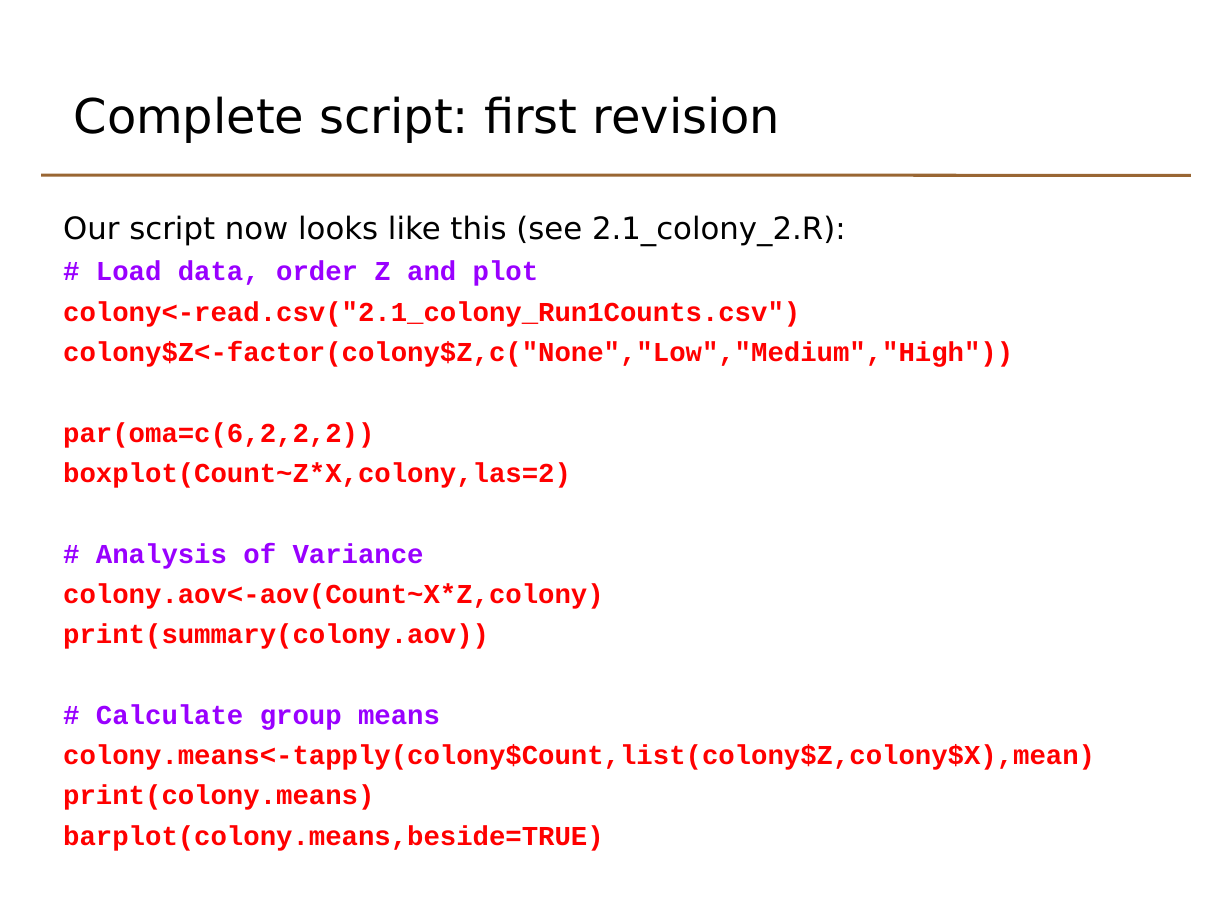
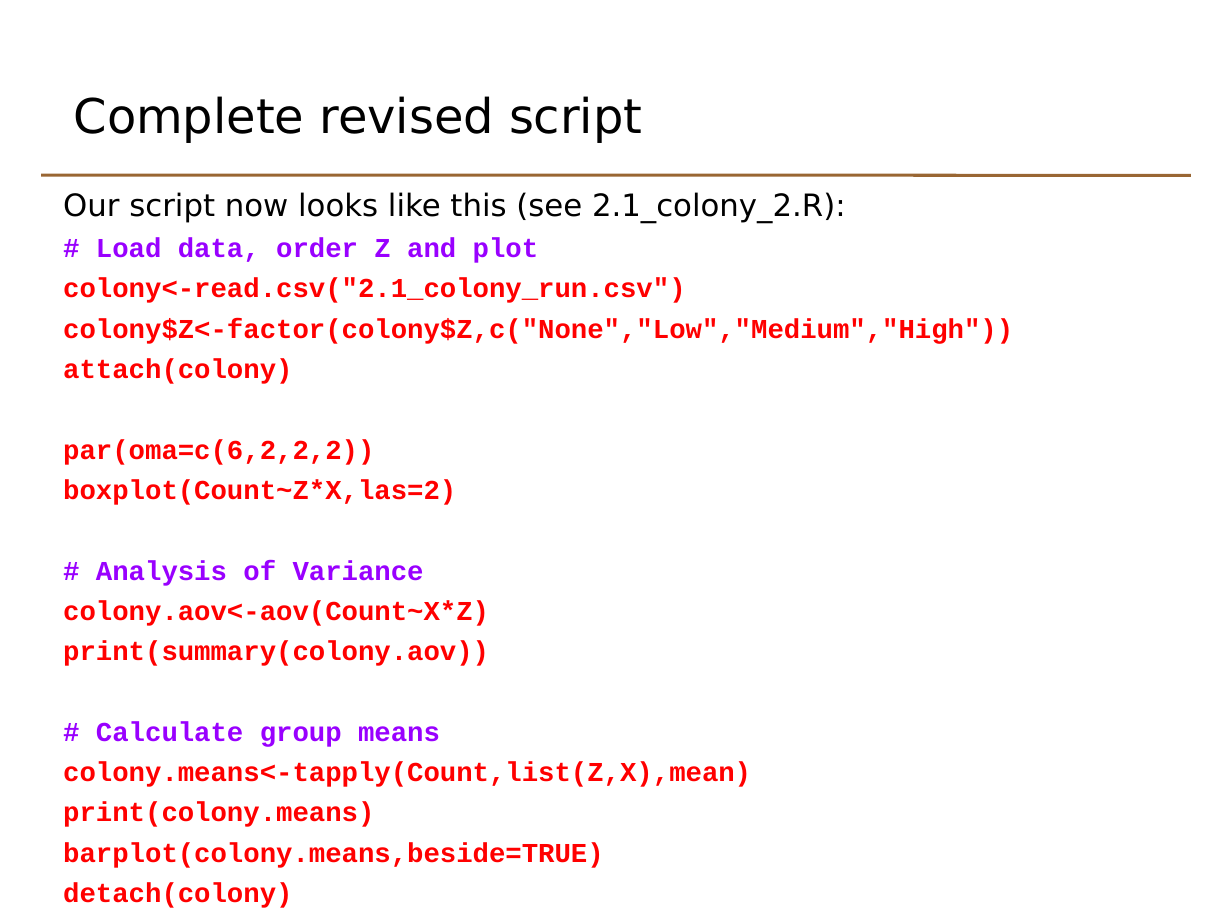
Before and after one commit to johnomics/basicr, a slide deck: slide 22 of Basic_R_Day_2_slides.odp. Drawn at 1232x924 pixels with LibreOffice and Linux fonts; fonts in the diff are those of the drawing. Boxes give left, top, right and bottom in pixels: in the first picture for what was removed or moved away, otherwise in the second. Text is boxed around its words. In the diff, an @@ line names an element or a change of style, - is before the commit and + after.

Commit message:
Edits following run of course 28/29 April
Colony section:
- remove XLS file example
- Use attach and detach instead of data argument
- Remove third part with multiple data files

Bugfixes:
- remove website links
- List slide: Change 'a' to 'one.to.ten' (hangover from old a,b,c variable names)
- Checking input and reporting errors - remove duplication of 'concise' sqXplusX error checking example
- Removed temperature conversion application exercise
- Change all =T and =F to =TRUE and =FALSE

```diff
--- a/Basic_R_Day_2_slides.odp
+++ b/Basic_R_Day_2_slides.odp
@@ text at <box>74,96,642,143</box>: text changed @@
-Complete script: first revision
+Complete revised script
@@ text "Our script now looks like ...": place and size @@
-text "Our script now looks like ..." at <box>63,215,1095,851</box>
+text "Our script now looks like ..." at <box>63,192,1013,908</box>
@@ text at <box>63,278,685,303</box>: text changed @@
-colony<-read.csv("2.1_colony_Run1Counts.csv")
+colony<-read.csv("2.1_colony_run.csv")
@@ text at <box>63,359,292,384</box>: paragraph added @@
+attach(colony)
@@ text at <box>63,480,456,505</box>: text changed @@
-boxplot(Count~Z*X,colony,las=2)
+boxplot(Count~Z*X,las=2)
@@ text at <box>63,601,489,626</box>: text changed @@
-colony.aov<-aov(Count~X*Z,colony)
+colony.aov<-aov(Count~X*Z)
@@ text at <box>63,762,751,787</box>: text changed @@
-colony.means<-tapply(colony$Count,list(colony$Z,colony$X),mean)
+colony.means<-tapply(Count,list(Z,X),mean)
@@ text at <box>63,883,292,908</box>: paragraph added @@
+detach(colony)
```
Also in this commit, not shown: 22 other slides changed, 1 slide added, 11 slides removed, 15 other files.
